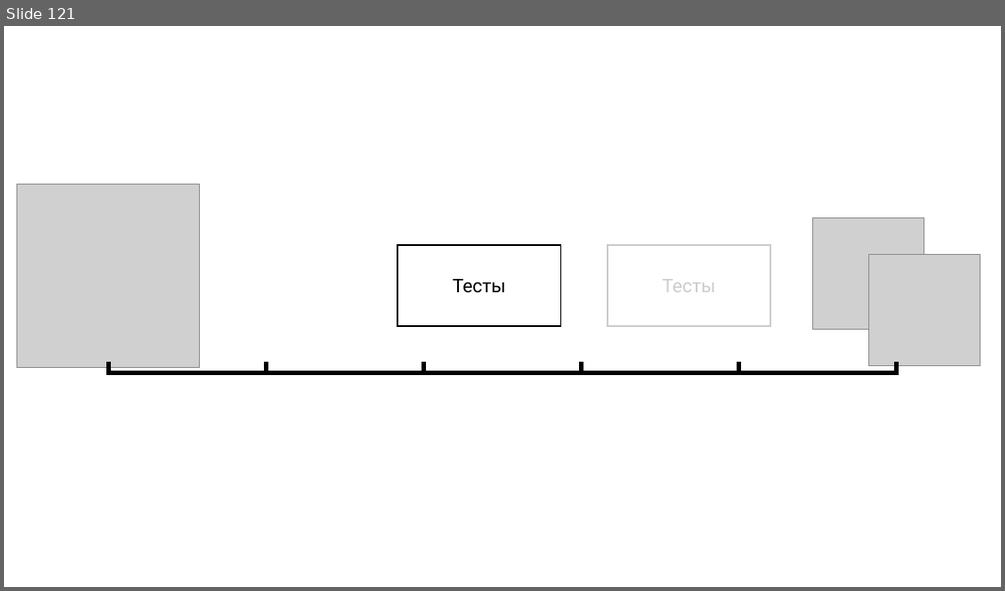
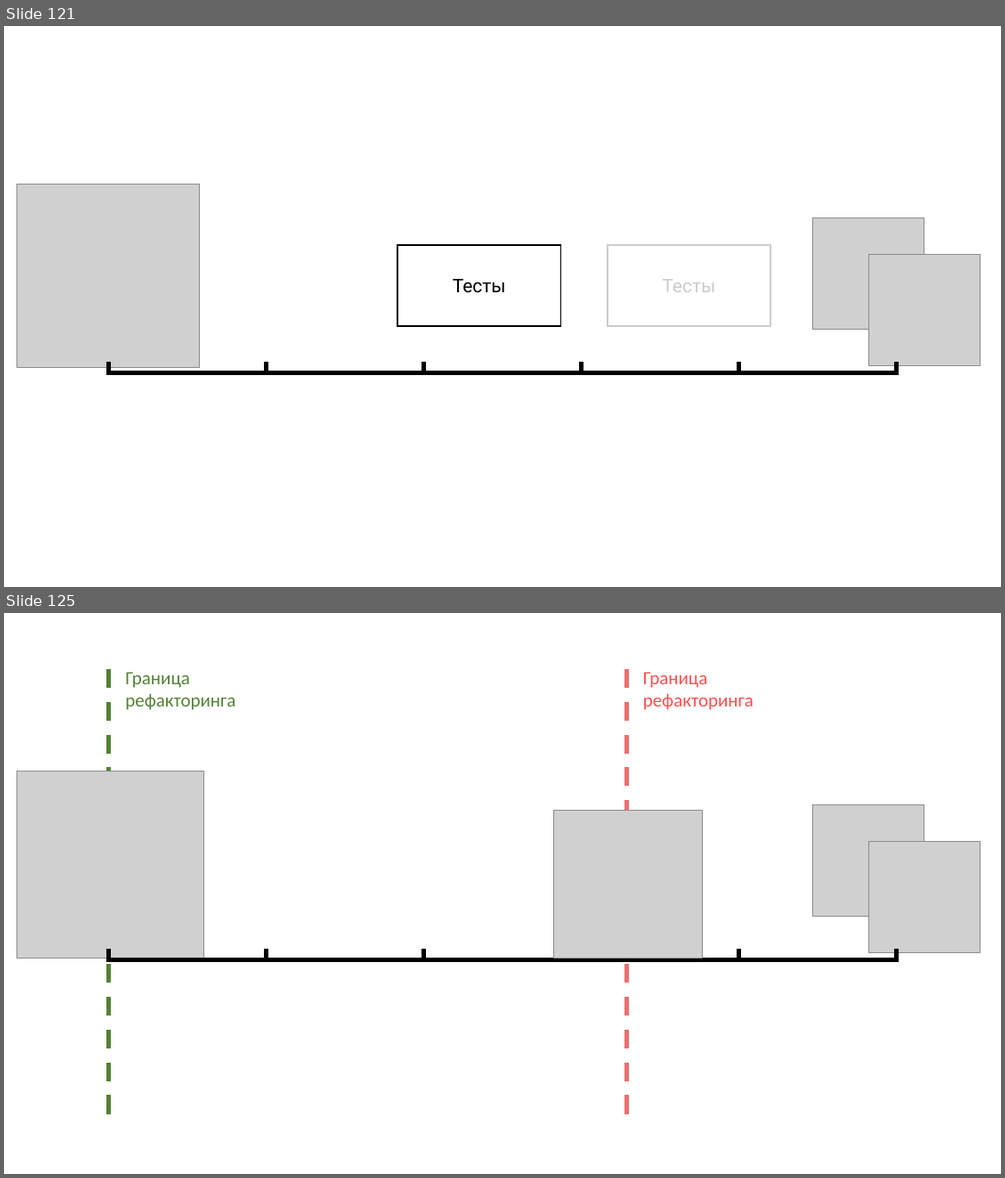
Before and after one commit to rkhaimov/brain-gym, a slide deck: Презентация.pptx. Shown one above the other, each under a label of ours: slide 121 before the commit, slides 121 and 125 after it; the slides between them are not shown. The pictures are 1005x591 and 1005x1178 pixels, drawn with LibreOffice and Linux fonts; fonts in the diff are those of the drawing; grey boxes stand for pictures. Boxes give left, top, right and bottom in pixels: in the first picture for what was removed or moved away, otherwise in the second. Text is boxed around its words. In the diff, an @@ line names an element or a change of style, - is before the commit and + after.

```diff
--- a/Презентация.pptx
+++ b/Презентация.pptx
@@ slide 125 added at box(4, 613, 1001, 1174), background #FFFFFF @@
@@ line added from (109, 669) to (109, 1118), #548235 4.5 pt dashed @@
@@ text added at box(125, 672, 235, 710), 18 pt, text #548235 @@
+Граница
+рефакторинга
@@ line added from (627, 669) to (627, 1118), #EE6E6E 4.5 pt dashed @@
@@ text added at box(643, 672, 753, 710), 18 pt, text #FF5050 @@
+Граница
+рефакторинга
@@ picture added at box(16, 771, 203, 958) @@
@@ picture added at box(554, 810, 702, 957) @@
@@ picture added at box(812, 804, 923, 916) @@
@@ picture added at box(868, 841, 979, 952) @@
@@ group added at box(106, 949, 898, 962): 18 lines @@
```
Also in this commit, not shown: 4 other slides added, 2 other files.
